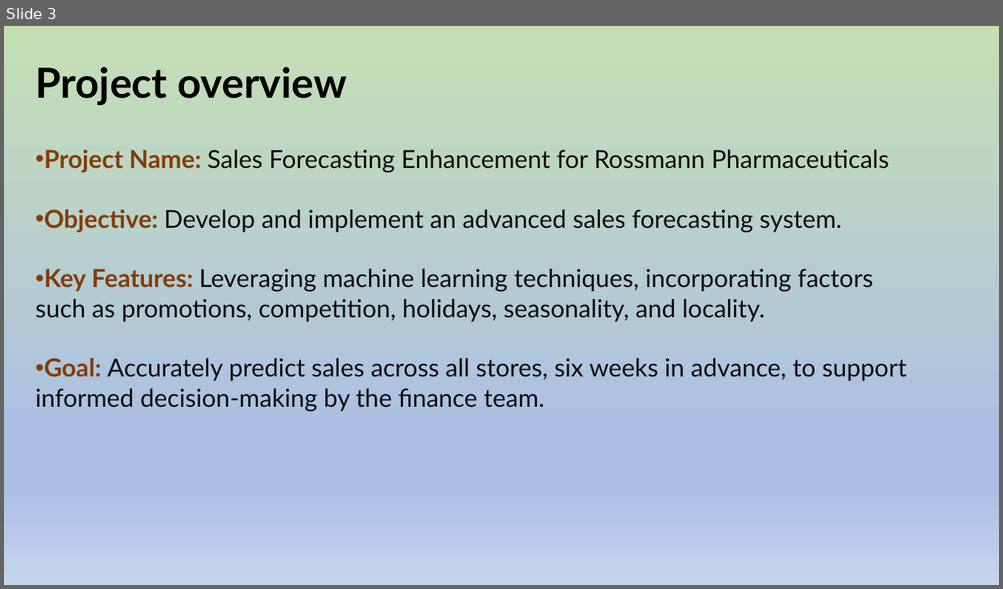
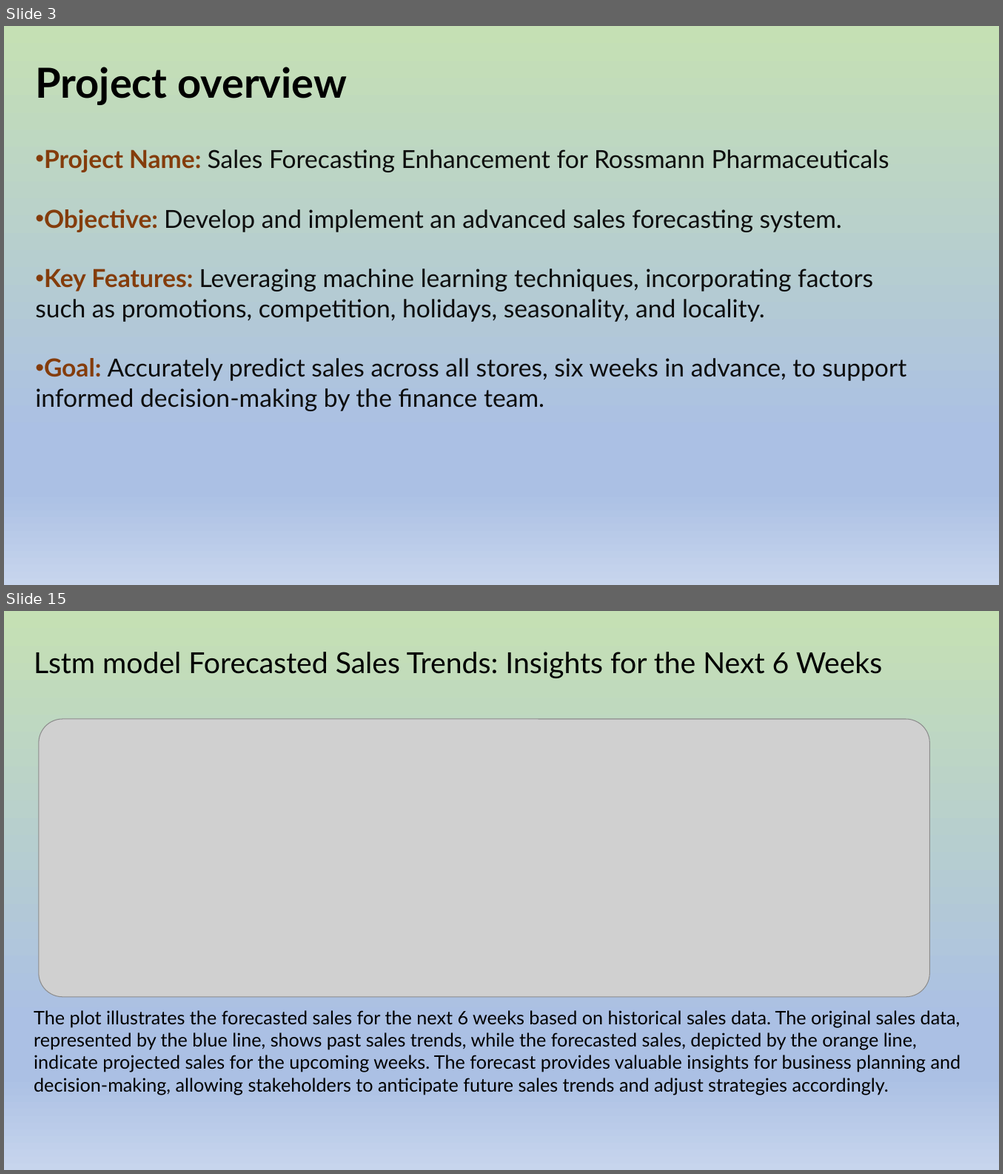
Before and after one commit to Hemamagam/Project-6--Pharmaceutical-Sale-Prediction-, a slide deck: Rossmman Sales Prediction-Project 6-Nexthike.pptx. Shown one above the other, each under a label of ours: slide 3 before the commit, slides 3 and 15 after it; the slides between them are not shown. The pictures are 1003x589 and 1003x1174 pixels, drawn with LibreOffice and Linux fonts; fonts in the diff are those of the drawing; grey boxes stand for pictures. Boxes give left, top, right and bottom in pixels: in the first picture for what was removed or moved away, otherwise in the second. Text is boxed around its words. In the diff, an @@ line names an element or a change of style, - is before the commit and + after.

Commit message:
Rossmann Sales prediction -PPT
Rossmann Sales prediction -PPT

```diff
--- a/Rossmman Sales Prediction-Project 6-Nexthike.pptx
+++ b/Rossmman Sales Prediction-Project 6-Nexthike.pptx
@@ slide 15 added at bbox=[4, 611, 999, 1170], background gradient #C5E0B4 to #ABC0E4 to #C7D5ED @@
@@ text added at bbox=[34, 652, 882, 678], 28 pt, text #000000 @@
+Lstm model Forecasted Sales Trends: Insights for the Next 6 Weeks
@@ picture added at bbox=[39, 719, 930, 997] @@
@@ text added at bbox=[34, 1011, 961, 1095], 18 pt, text #000000 @@
+The plot illustrates the forecasted sales for the next 6 weeks based on historical sales data. The original sales data, represented by the blue line, shows past sales trends, while the forecasted sales, depicted by the orange line, indicate projected sales for the upcoming weeks. The forecast provides valuable insights for business planning and decision-making, allowing stakeholders to anticipate future sales trends and adjust strategies accordingly.
```
Also in this commit, not shown: 2 slides changed, 9 other slides added, 3 slides removed.
